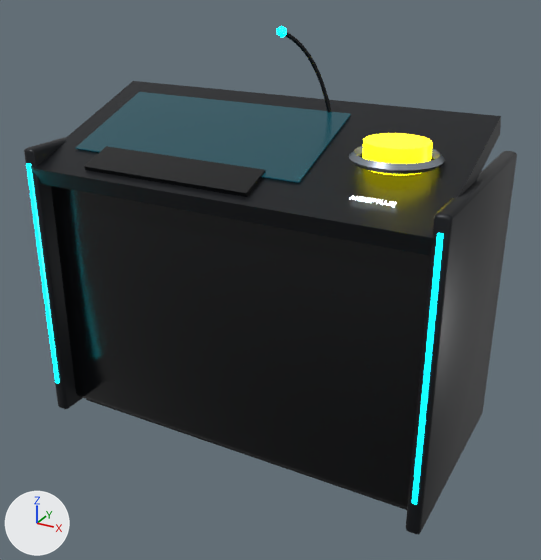
The glTF model simulator/godot/assets/console.glb: old version first, new version second.
Rendered twice from a 50 mm lens placed at (0.977, -1.743, 1.336), pointed at (0.027, -0.015, 0.472). Lighting does not change. The marker at lower left points along +X, +Y and +Z. The older version comes first. Where no turn or scale is listed for an object, it has been applied to the vertices. Vertices at exactly the same position are counted once.

The older version as bpy lines, for what is in view:
```python
mat_graphite = principled_material('Graphite')
mat_graphite.base_color = (0.00913, 0.011, 0.0144)  # black #181b20
mat_graphite.metallic = 0.4
mat_graphite.roughness = 0.4
me_body_007 = bpy.data.meshes.new('Body.007')
me_body_007.from_pydata(...)  # 916 vertices, 1726 faces; spans x -0.6..0.6, y -0.296..0.345, z -0.003..1.165
me_body_007.materials.append(mat_cable)  # black #0f1114
me_body_007.materials.append(mat_blackgloss)  # black #0b0d10
me_body_007.materials.append(mat_graphite)  # black #181b20
me_body_007.materials.append(mat_neoncyan)  # cyan #00f0ff, glowing cyan #00f0ff
me_body_007.materials.append(mat_neonyellow)  # yellow #fcee0a, glowing yellow #fff10a
me_body_007.materials.append(mat_steel)  # grey #a3acb6
me_body_007.materials.append(mat_neonwhite)  # white #ffffff, glowing pale blue #e8f4ff
me_body_007.materials.append(mat_ledred)  # red #ff2020, glowing red #ff2020
me_body_007.materials.append(mat_cablecyan)  # cyan #0f8f99
me_body_007.materials.append(mat_cableyellow)  # yellow #c8b70c
me_cube_803 = bpy.data.meshes.new('Cube.803')
me_cube_803.from_pydata(...)  # 8 vertices, 12 faces; spans x -0.35..0.35, y -0.151..0.151, z -0.056..0.056
me_cube_803.materials.append(mat_screen)  # black #05080a
ob_body = bpy.data.objects.new('Body', me_body_007)
ob_body.location = (0.0, 0.0, 0.0)
ob_screen = bpy.data.objects.new('Screen', me_cube_803)
ob_screen.location = (-0.15, -0.04, 0.885)
```
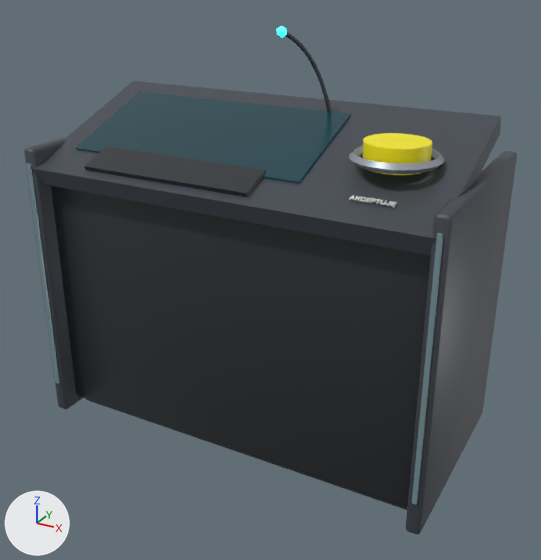
Edits to the bpy script that builds the scene:
```text
Change mat_graphite:
    mat_graphite.base_color: (0.00913, 0.011, 0.0144) -> (0.0595, 0.0704, 0.0865)  # black #181b20 -> dark grey #454b53
Add mat_charcoal:
    mat_charcoal = principled_material('Charcoal')
    mat_charcoal.base_color = (0.0232, 0.0262, 0.0319)  # dark grey #2a2d32
    mat_charcoal.roughness = 0.35
Add mat_trimoffwhite:
    mat_trimoffwhite = principled_material('TrimOffWhite')
    mat_trimoffwhite.base_color = (0.791, 0.776, 0.73)  # white #e6e4de
Add mat_trimsteelteal:
    mat_trimsteelteal = principled_material('TrimSteelTeal')
    mat_trimsteelteal.base_color = (0.205, 0.323, 0.352)  # greyish cyan #7d9aa0
    mat_trimsteelteal.metallic = 0.2
    mat_trimsteelteal.roughness = 0.4
Add mat_yellowpaint:
    mat_yellowpaint = principled_material('YellowPaint')
    mat_yellowpaint.base_color = (0.973, 0.855, 0.00304)  # yellow #fcee0a
    mat_yellowpaint.roughness = 0.45
Add mat_ledcyan:
    mat_ledcyan = principled_material('LedCyan')
    mat_ledcyan.base_color = (0.212, 0.791, 0.855)  # cyan #7fe6ee
    mat_ledcyan.roughness = 0.3
    mat_ledcyan.emission_color = (0.0, 0.871, 1.0)  # cyan #00f0ff
    mat_ledcyan.emission_strength = 1.5
Change me_body_007:
    where me_body_007.from_pydata(...)  # 916 vertices, 1726 faces; spans x -0.6..0.6, y -0.296..0.345, z -0.003..1.165
    used by ob_body; location = (0.0, 0.0, 0.0)
    me_body_007 part 1: 120 faces spanning x -0.58..0.58, y -0.269..0.32, z 0.02..0.844 switch from mat_blackgloss (black #0b0d10) to mat_charcoal (dark grey #2a2d32)
    me_body_007 part 2: 36 faces spanning x -0.586..0.586, y -0.296..-0.21, z 0.057..0.8 switch from mat_neoncyan (cyan #00f0ff, glowing cyan #00f0ff) to mat_trimsteelteal (greyish cyan #7d9aa0)
    me_body_007 part 3: 56 faces spanning x 0.037..0.407, y -0.013..0.108, z 0.835..1.165 switch from mat_neoncyan (cyan #00f0ff, glowing cyan #00f0ff) to mat_ledcyan (cyan #7fe6ee, glowing cyan #00f0ff)
    me_body_007 part 4: 92 faces spanning x 0.32..0.48, y -0.16..0.0, z 0.87..0.93 switch from mat_neonyellow (yellow #fcee0a, glowing yellow #fff10a) to mat_yellowpaint (yellow #fcee0a)
    me_body_007 part 5: 470 faces spanning x 0.345..0.455, y -0.231..-0.213, z 0.818..0.827 switch from mat_neonwhite (white #ffffff, glowing pale blue #e8f4ff) to mat_trimoffwhite (white #e6e4de)
```

Pixel boxes [x1, y1, x2, y2] of what changed, in the pictures (541 x 560 px):
'Body', recoloured, surface changed (black to grey): [24, 26, 517, 534] in both
part 1 of me_body_007, recoloured (black to dark grey): [51, 146, 482, 508] in both
part 2 of me_body_007, recoloured: [26, 163, 444, 505] in both
part 3 of me_body_007, recoloured: [276, 26, 287, 38] in both
part 4 of me_body_007, recoloured (darker): [362, 133, 432, 175] in both
part 5 of me_body_007, recoloured (darker): [349, 195, 397, 208] in both
